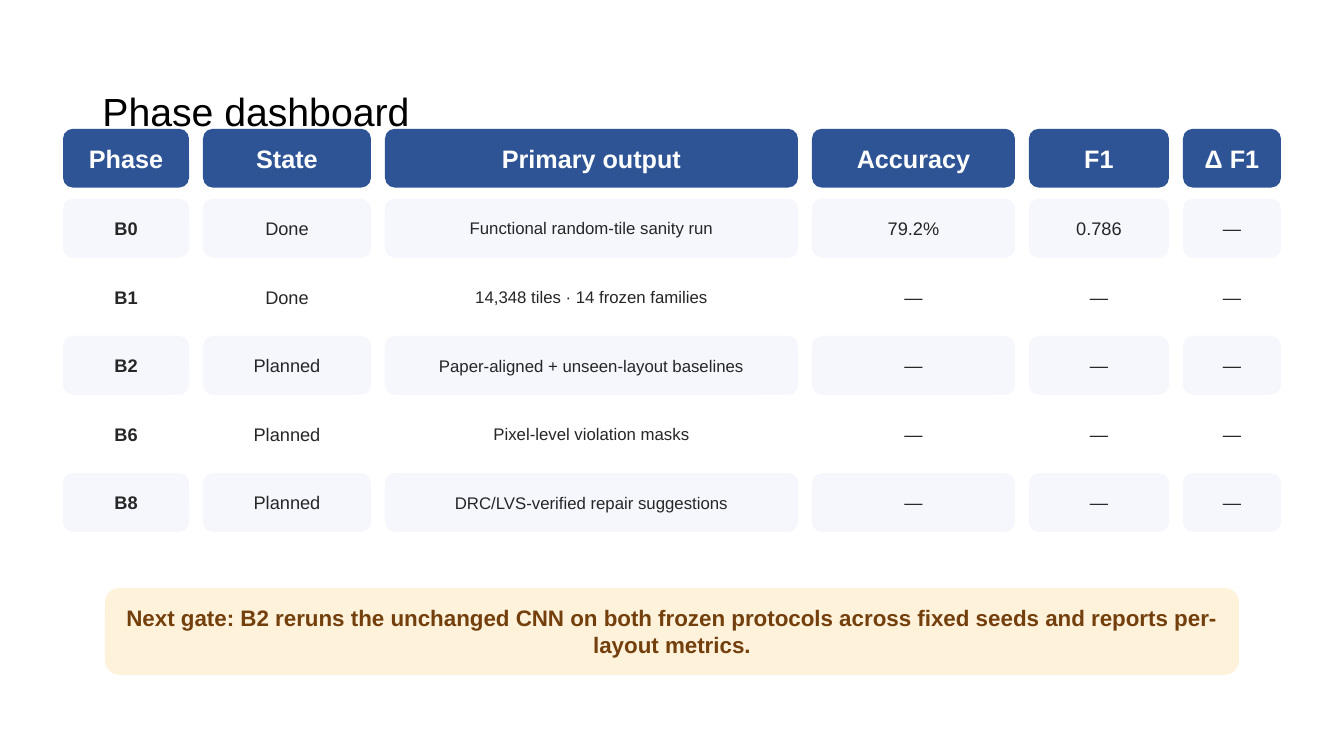
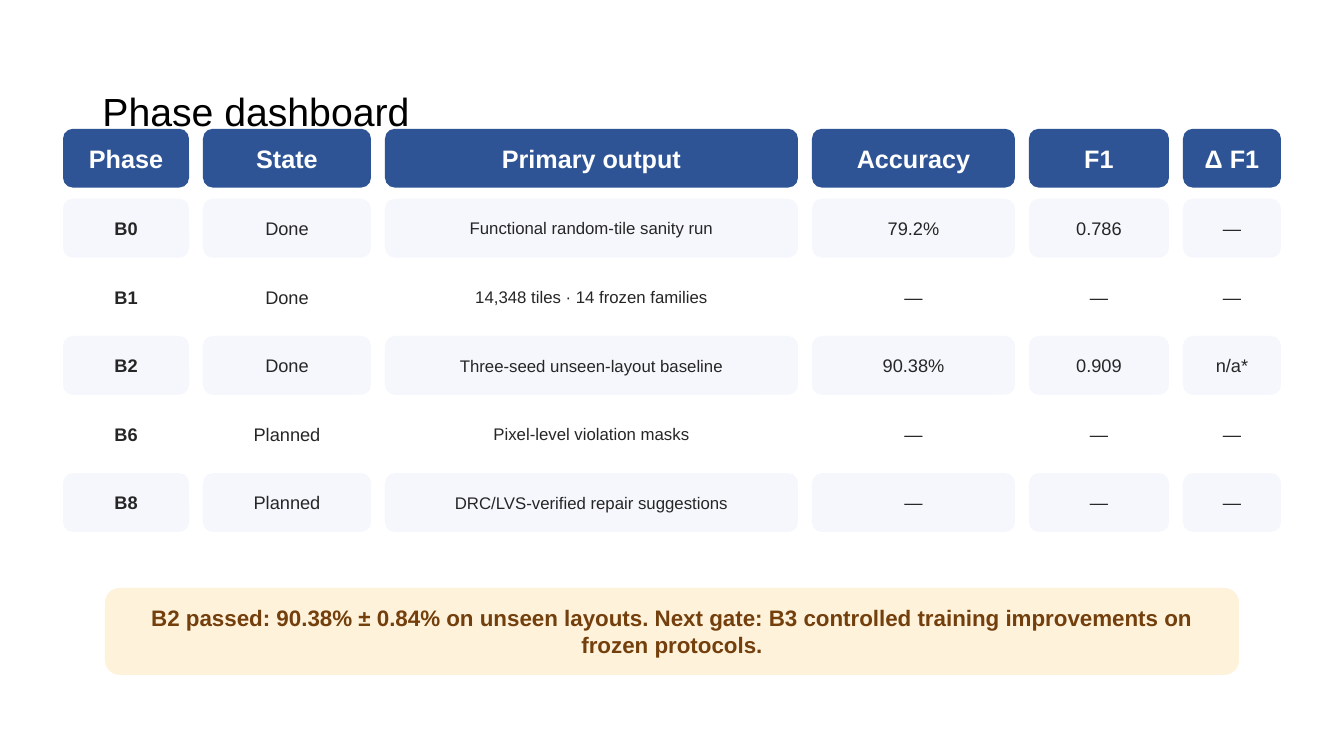
Before and after one commit to nocleo/ADVLSI2_Project_updated, a slide deck: slide 16 of presentation/ADVLSI2_DRC_CNN_Project_Progress.pptx. Drawn at 1344x756 pixels with LibreOffice and Linux fonts; fonts in the diff are those of the drawing. Boxes give left, top, right and bottom in pixels: in the first picture for what was removed or moved away, otherwise in the second. Text is boxed around its words. In the diff, an @@ line names an element or a change of style, - is before the commit and + after.

```diff
--- a/presentation/ADVLSI2_DRC_CNN_Project_Progress.pptx
+++ b/presentation/ADVLSI2_DRC_CNN_Project_Progress.pptx
@@ text in rounded rectangle at (265, 359, 308, 372): text changed @@
-Planned
+Done
@@ text in rounded rectangle at (883, 359, 945, 372): text changed @@
-—
+90.38%
@@ text in rounded rectangle at (1076, 359, 1121, 372): text changed @@
-—
+0.909
@@ text in rounded rectangle at (1216, 359, 1248, 372): text changed @@
-—
+n/a*
@@ text in rounded rectangle at (460, 360, 722, 376): text changed @@
-Paper-aligned + unseen-layout baselines
+Three-seed unseen-layout baseline
@@ text in rounded rectangle at (151, 609, 1191, 658): text changed @@
-Next gate: B2 reruns the unchanged CNN on both frozen protocols across fixed seeds and reports per-layout metrics.
+B2 passed: 90.38% ± 0.84% on unseen layouts. Next gate: B3 controlled training improvements on frozen protocols.
```
Also in this commit, not shown: 8 other slides changed, 2 slides added, 11 other files.
